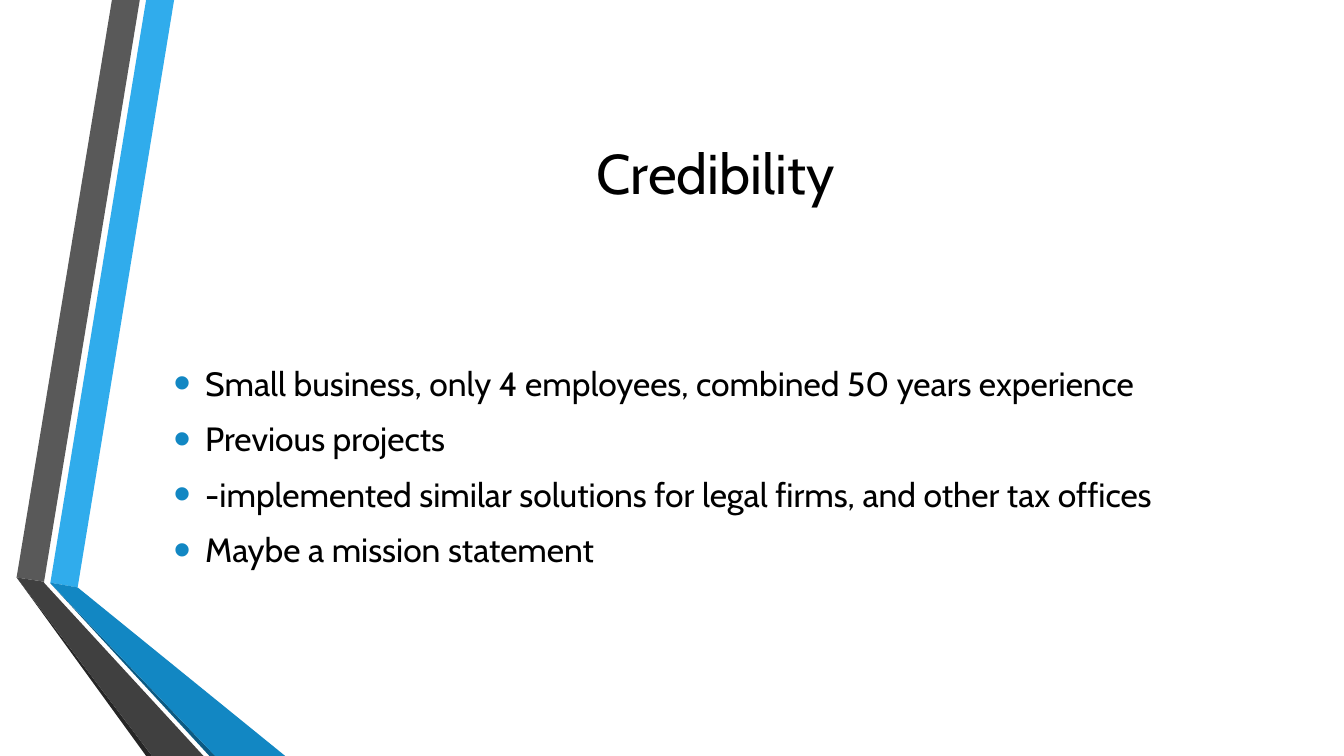
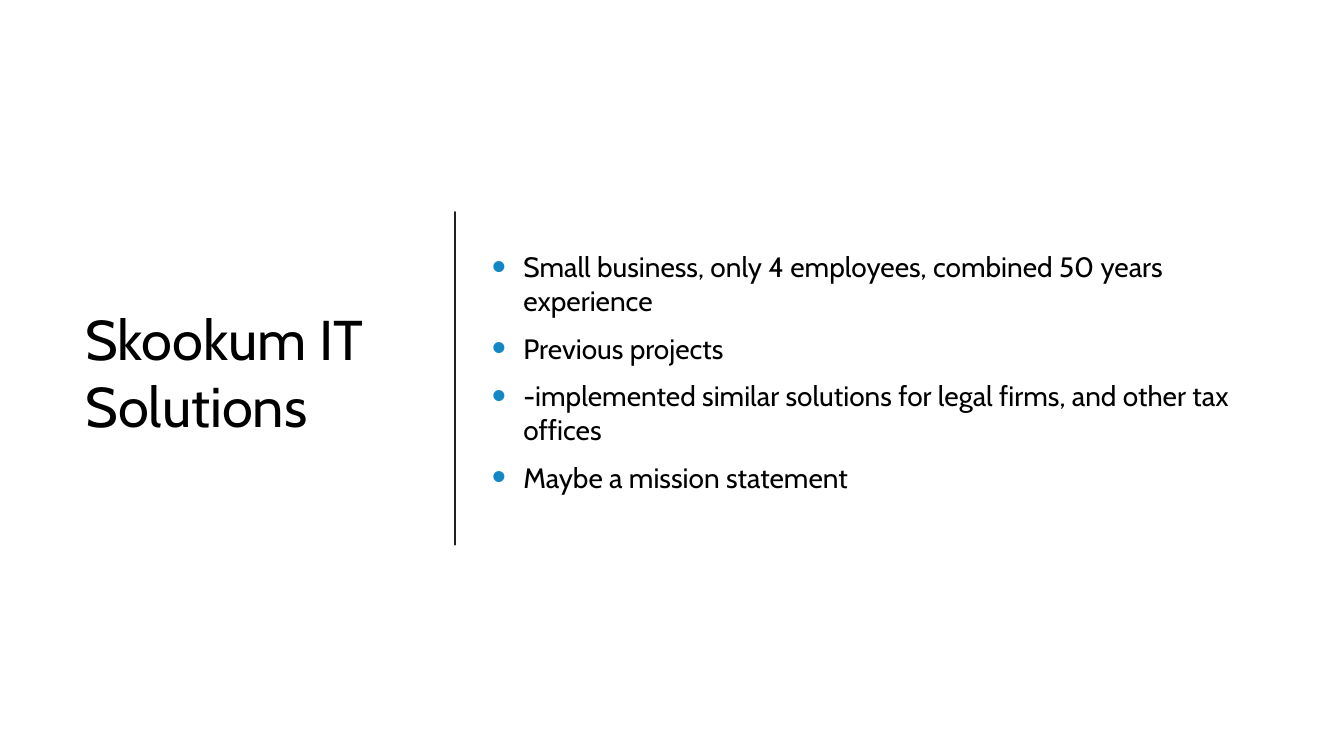
Before and after one commit to CalhounC357/4800_Tax_Boss, a slide deck: slide 2 of De La Riva, Bennett, Calhoun, Young; Tax_Boss.pptx. Drawn at 1344x756 pixels with LibreOffice and Linux fonts; fonts in the diff are those of the drawing; background and template pictures are left out. Boxes give left, top, right and bottom in pixels: in the first picture for what was removed or moved away, otherwise in the second. Text is boxed around its words. In the diff, an @@ line names an element or a change of style, - is before the commit and + after.

```diff
--- a/De La Riva, Bennett, Calhoun, Young; Tax_Boss.pptx
+++ b/De La Riva, Bennett, Calhoun, Young; Tax_Boss.pptx
@@ rectangle added at (0,0,1344,756), fill #FFFFFF @@
@@ text "Small business, only 4 employees, ...": place and size @@
-text "Small business, only 4 employees, ..." at (205,370,1152,570)
+text "Small business, only 4 employees, ..." at (523,256,1228,494)
@@ text "Small business, only 4 employees, ..." at (523,256,1228,494): size 24 to 20 pt @@
@@ title removed at (597,152,835,207) @@
-Credibility
@@ line added from (455, 212) to (455, 544), #212121 1.5 pt @@
@@ title added at (85,318,363,428), 40 pt, text #000000 @@
+Skookum IT Solutions
```
Also in this commit, not shown: 4 other slides changed, 1 slide added.
